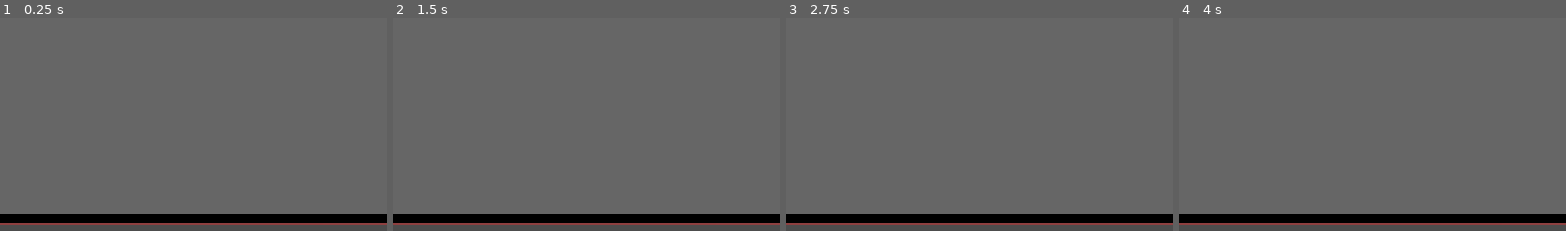
Above: before the commit, frames 1-4 (left to right).
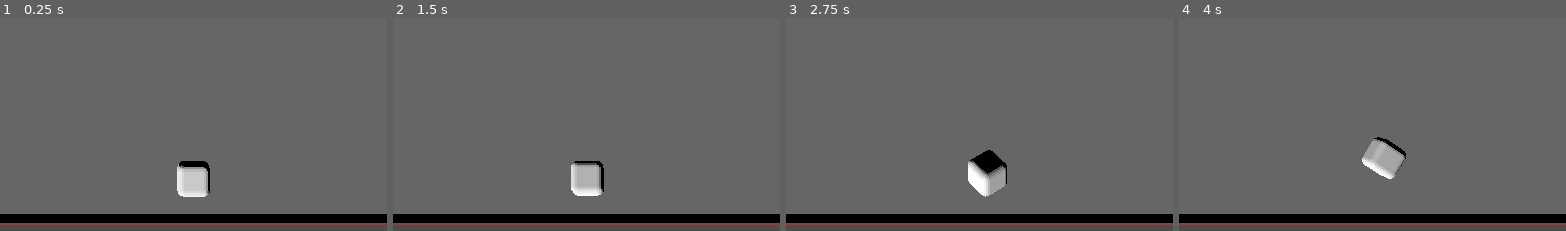
Above: after the commit, the same moments.

Repository: Beezui/trae_godot_dice
Game: Godot game, scene res://scenes/dice_demo_simple_final.tscn
Same seed, same stepped clock (60 frames per second), same inputs: the game is played once before the commit and once after it.
Inputs:
- Up to frame 1 (0.25 s): no input
- Up to frame 2 (1.5 s): tap Enter (ui_accept) at 0.5, 1.35 s; hold Enter (ui_accept) 0.53-1.28 s; tap R at 0.6 s
- Up to frame 3 (2.75 s): tap Enter (ui_accept) at 1.52, 1.82 s; tap R at 1.55, 2.1 s; hold Enter (ui_accept) from 2.03 s (still down)
- Up to frame 4 (4 s): release Enter (ui_accept) at 2.78 s; tap Space at 2.85 s; tap Enter (ui_accept) at 3.02, 3.32 s; tap R at 3.05, 3.6 s; hold Enter (ui_accept) from 3.53 s (still down)
The pictures show only the part of the screen within x 26-76%, y 50-100%; the shares and areas given below are measured in that part.

The runs differ from the first frame. In frame 1, 1.4% of the frame differs, in the area x 45-55%, y 67-85%; in frame 2, 1.3%; in frame 3, 1.5%, in the area x 47-58%, y 61-85%; in frame 4, 1.4%.

Commit message:
同步代码：更新骰子演示脚本和添加 .trae 目录

Diff:
--- a/scenes/dice_demo_script.gd
+++ b/scenes/dice_demo_script.gd
@@ -148,8 +148,8 @@
 
 		# 调整骰子初始位置（保持在沙盒内）
 		if dice:
-			# 设置初始位置（水平中间，靠近下方墙体）
-			dice.position = Vector3(0, 3, -sandbox_height/2 + 0.5)  # 水平中间，靠近下方墙体（南墙）
+			# 设置初始位置（屏幕水平方向中心，靠近屏幕下方南墙）
+			dice.position = Vector3(base_width/2 - 3, 4, 0)  # 靠近屏幕下方南墙，屏幕水平方向中心，向上提高2单位
 
 	# 设置物理世界
 	# 暂时注释掉，使用默认重力
@@ -169,14 +169,14 @@
 	start_timer.start()
 
 func start_demo():
-	# 设置骰子初始状态：靠近下方墙体，水平方向屏幕中间
+	# 设置骰子初始状态：屏幕水平方向中心，靠近屏幕下方南墙
 	if dice:
 		# 计算16:9比例的沙盘高度
 		var base_ratio = 16.0 / 9.0
 		var sandbox_width = base_width  # 对应绿色墙体长度（屏幕左侧）
 		var sandbox_height = base_width * base_ratio  # 对应蓝色墙体长度，保持16:9比例
-		# 设置初始位置（水平中间，靠近下方墙体）
-		dice.position = Vector3(0, 3, -sandbox_height/2 + 0.5)  # 水平中间，靠近下方墙体（南墙）
+		# 设置初始位置（屏幕水平方向中心，靠近屏幕下方南墙）
+		dice.position = Vector3(base_width/2 - 3, 4, 0)  # 靠近屏幕下方南墙，屏幕水平方向中心，向上提高2单位
 		dice.rotation = Vector3()
 
 	# 取消自动投掷计时器
@@ -204,7 +204,7 @@
 	var sandbox_height = base_width * base_ratio  # 对应蓝色墙体长度，保持16:9比例
 
 	# 重置骰子位置（离地面5个骰子高度）
-	dice.position = Vector3(0, 5, -sandbox_height/2 + 0.5)  # 水平中间，靠近下方墙体（南墙）
+	dice.position = Vector3(base_width/2 - 3, 5, 0)  # 靠近屏幕下方南墙，屏幕水平方向中心
 	dice.rotation = Vector3()
 
 	# 生成随机投掷力，朝向屏幕上方的北墙
@@ -234,7 +234,7 @@
 	var sandbox_height = base_width * base_ratio  # 对应蓝色墙体长度，保持16:9比例
 
 	# 重置骰子位置（离地面5个骰子高度）
-	dice.position = Vector3(0, 5, -sandbox_height/2 + 0.5)  # 水平中间，靠近下方墙体（南墙）
+	dice.position = Vector3(base_width/2 - 3, 5, 0)  # 靠近屏幕下方南墙，屏幕水平方向中心
 	dice.rotation = Vector3()
 
 	# 根据蓄力时间计算投掷力度
@@ -311,8 +311,8 @@
 		var base_ratio = 16.0 / 9.0
 		var sandbox_width = base_width  # 对应绿色墙体长度（屏幕左侧）
 		var sandbox_height = base_width * base_ratio  # 对应蓝色墙体长度，保持16:9比例
-		# 设置初始位置（水平中间，靠近下方墙体）
-		dice.position = Vector3(0, 3, -sandbox_height/2 + 0.5)  # 水平中间，靠近下方墙体（南墙）
+		# 设置初始位置（屏幕水平方向中心，靠近屏幕下方南墙）
+		dice.position = Vector3(base_width/2 - 3, 4, 0)  # 靠近屏幕下方南墙，屏幕水平方向中心，向上提高2单位
 		dice.rotation = Vector3()
 		# 确保骰子静止
 		dice.linear_velocity = Vector3.ZERO
Not shown, added: .trae/rules/dicerules.md
